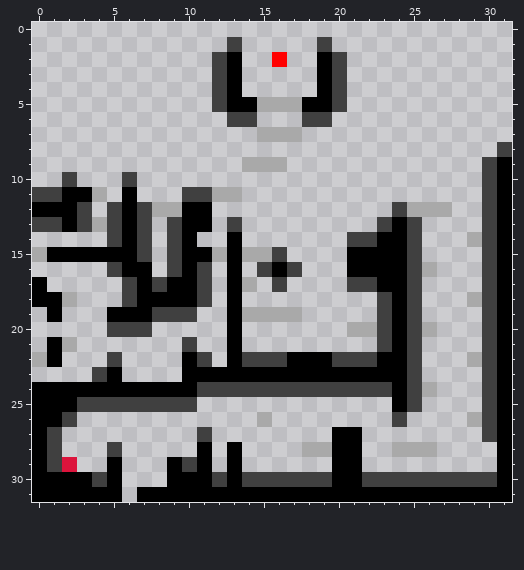
One commit to this pixel-art sprite: AridArnold/Content/Levels/level1-4.png. The picture above is the old version.
The file is 32x32 pixels. Pixels under 10% opacity are left out. Colours within 5 levels of each other are drawn and written as one.
The same view after the edit:
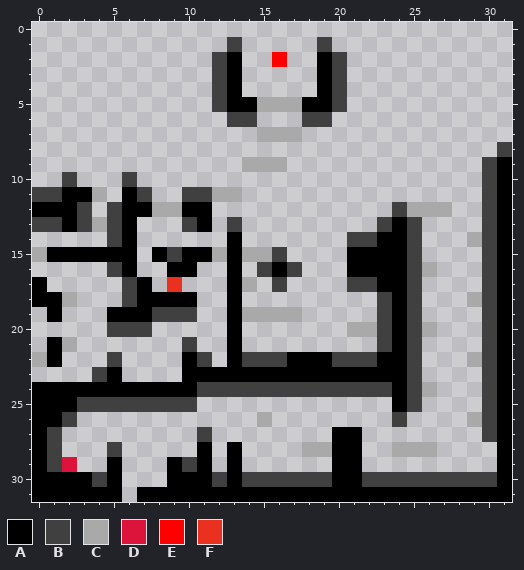
Palette (. is transparent): A #000000  B #404040  C #a9a9a9  D #dc143c  E #ff0000  F #ea301f
What changed:
y 11: x 7 . -> B
y 12: x 7 B -> A
y 13: x 7 B -> .; x 9..10 BA -> .B
y 14: x 7 B -> .; x 9..10 BA -> ..
y 15: x 7..8 B. -> .A
y 16: x 7 A -> .; x 9 B -> A; x 11 B -> .
y 17: x 8..11 BAAB -> .F..
y 18: x 11 B -> .
Where, in picture pixels (left, top, right, bottom), the same in both pictures:
changed: (137, 187, 212, 307)
